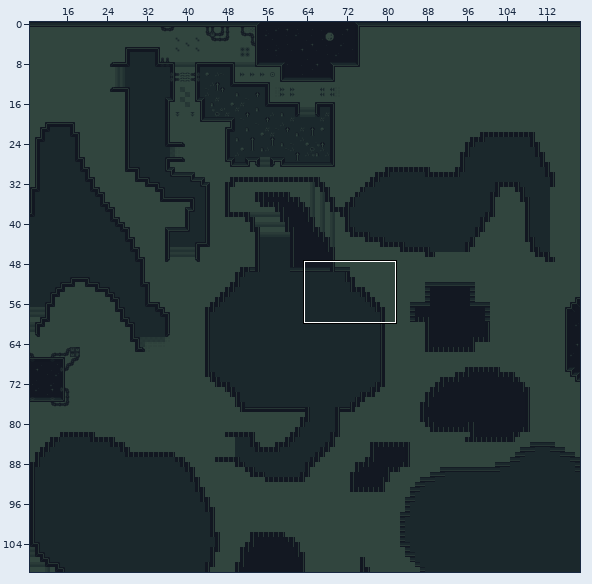
Level history. Tiled map: scratch/graves.tmx. The first picture is a wide view before the edit; the outline marks the close-up.
Close-up. As it was:
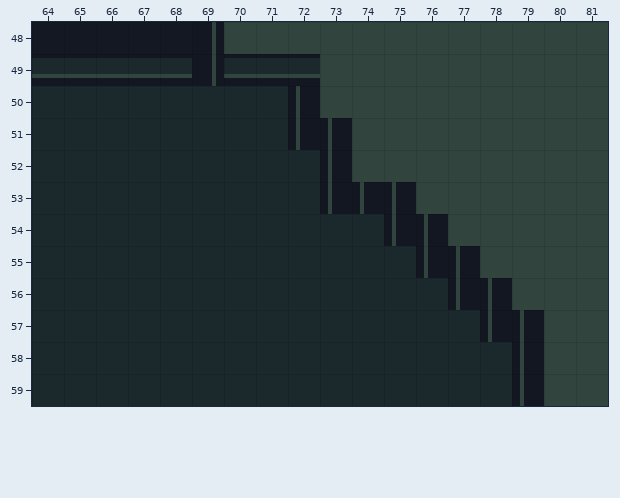
Cells are 16x16 px. Shown: x 64..81, y 48..59. The commit also changed other parts of the map, which this record leaves out.
Once edited:
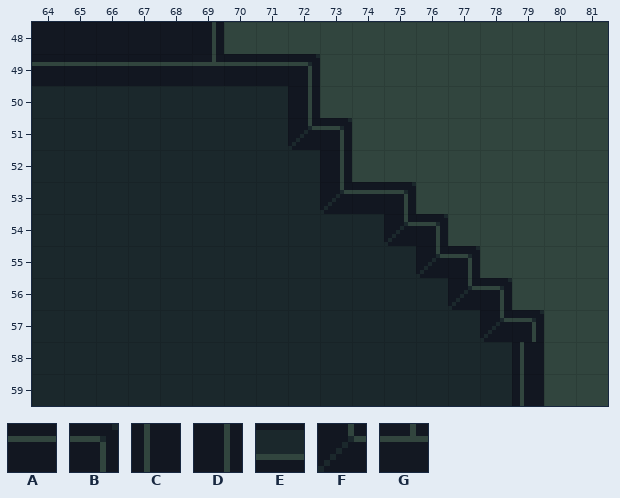
Key: from "tiles_16": A 55, B 56, C 57, D 59, E 61, F 66, G 129.
_ is an empty cell.
Change:
Layer "Tile Layer 1":
y 49: x 64..72 EEEEEDEEE -> AAAAAGAAB
y 50: x 72 C -> D
y 51: x 72..73 CC -> FB
y 52: x 73 C -> D
y 53: x 73..75 CCC -> FAB
y 54: x 75..76 CC -> FB
y 55: x 76..77 CC -> FB
y 56: x 77..78 CC -> FB
y 57: x 78..79 CC -> FB
